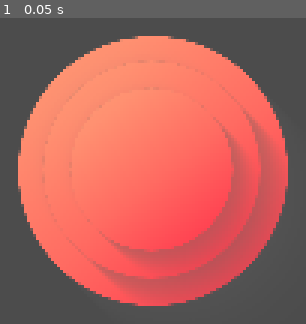
Above: before the commit, frame 1.
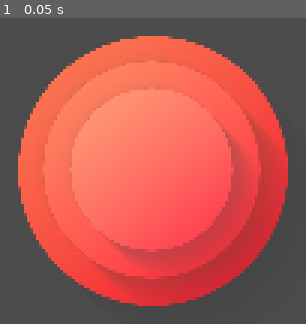
Above: after the commit, the same moment.

Repository: Harold-Kalvin/numdial
Game: Godot game, scene res://scenes/Main.tscn
Two runs of this game, one before a commit and one after it. Both use one fixed random seed, a clock stepped at 60 frames per second and the inputs below.
Inputs:
- Up to frame 1 (0.05 s): no input

The runs differ from the first frame. In frame 1, 21% of the frame differs, in the area x 5-95%, y 5-95%.

Commit message:
improve num button with multiple gradients

Diff:
--- /dev/null
+++ b/gradients/red1.tres
@@ -0,0 +1,8 @@
+[gd_resource type="GradientTexture" load_steps=2 format=2]
+
+[sub_resource type="Gradient" id=1]
+offsets = PoolRealArray( 0, 0.45, 0.8, 1 )
+colors = PoolColorArray( 0.941176, 0.0627451, 0.164706, 1, 0.972549, 0.294118, 0.258824, 1, 0.992157, 0.439216, 0.317647, 1, 1, 0.494118, 0.341176, 1 )
+
+[resource]
+gradient = SubResource( 1 )
--- /dev/null
+++ b/gradients/red2.tres
@@ -0,0 +1,8 @@
+[gd_resource type="GradientTexture" load_steps=2 format=2]
+
+[sub_resource type="Gradient" id=1]
+offsets = PoolRealArray( 0, 0.45, 0.8, 1 )
+colors = PoolColorArray( 1, 0.12549, 0.227451, 1, 1, 0.356863, 0.321569, 1, 1, 0.501961, 0.380392, 1, 1, 0.556863, 0.403922, 1 )
+
+[resource]
+gradient = SubResource( 1 )
--- a/scenes/NumButton.tscn
+++ b/scenes/NumButton.tscn
@@ -1,25 +1,44 @@
-[gd_scene load_steps=5 format=2]
+[gd_scene load_steps=9 format=2]
 
 [ext_resource path="res://scripts/shaders/grad_shadow.shader" type="Shader" id=1]
 [ext_resource path="res://assets/shapes/oval.png" type="Texture" id=2]
-[ext_resource path="res://gradients/red.tres" type="Texture" id=3]
+[ext_resource path="res://gradients/red3.tres" type="Texture" id=3]
+[ext_resource path="res://gradients/red1.tres" type="Texture" id=4]
+[ext_resource path="res://gradients/red2.tres" type="Texture" id=5]
+
+[sub_resource type="ShaderMaterial" id=2]
+resource_local_to_scene = true
+shader = ExtResource( 1 )
+shader_param/shadow_modulate = Color( 0.117647, 0.117647, 0.117647, 0.313726 )
+shader_param/shadow_offset = Vector2( 30, 30 )
+shader_param/shadow_radius = 2.0
+shader_param/gradient = ExtResource( 4 )
+
+[sub_resource type="ShaderMaterial" id=3]
+resource_local_to_scene = true
+shader = ExtResource( 1 )
+shader_param/shadow_modulate = Color( 0.117647, 0.117647, 0.117647, 0.313726 )
+shader_param/shadow_offset = Vector2( 30, 30 )
+shader_param/shadow_radius = 2.5
+shader_param/gradient = ExtResource( 5 )
 
 [sub_resource type="ShaderMaterial" id=1]
+resource_local_to_scene = true
 shader = ExtResource( 1 )
-shader_param/shadow_modulate = Color( 0.176471, 0.176471, 0.176471, 0.392157 )
+shader_param/shadow_modulate = Color( 0.117647, 0.117647, 0.117647, 0.352941 )
 shader_param/shadow_offset = Vector2( 30, 30 )
-shader_param/shadow_radius = 2.0
+shader_param/shadow_radius = 2.5
 shader_param/gradient = ExtResource( 3 )
 
 [node name="NumButton" type="Node2D"]
 
 [node name="BackCircle" type="Sprite" parent="."]
-material = SubResource( 1 )
+material = SubResource( 2 )
 scale = Vector2( 0.4, 0.4 )
 texture = ExtResource( 2 )
 
 [node name="MiddleCircle" type="Sprite" parent="."]
-material = SubResource( 1 )
+material = SubResource( 3 )
 scale = Vector2( 0.32, 0.32 )
 texture = ExtResource( 2 )
 
Renamed: gradients/red.tres -> gradients/red3.tres
